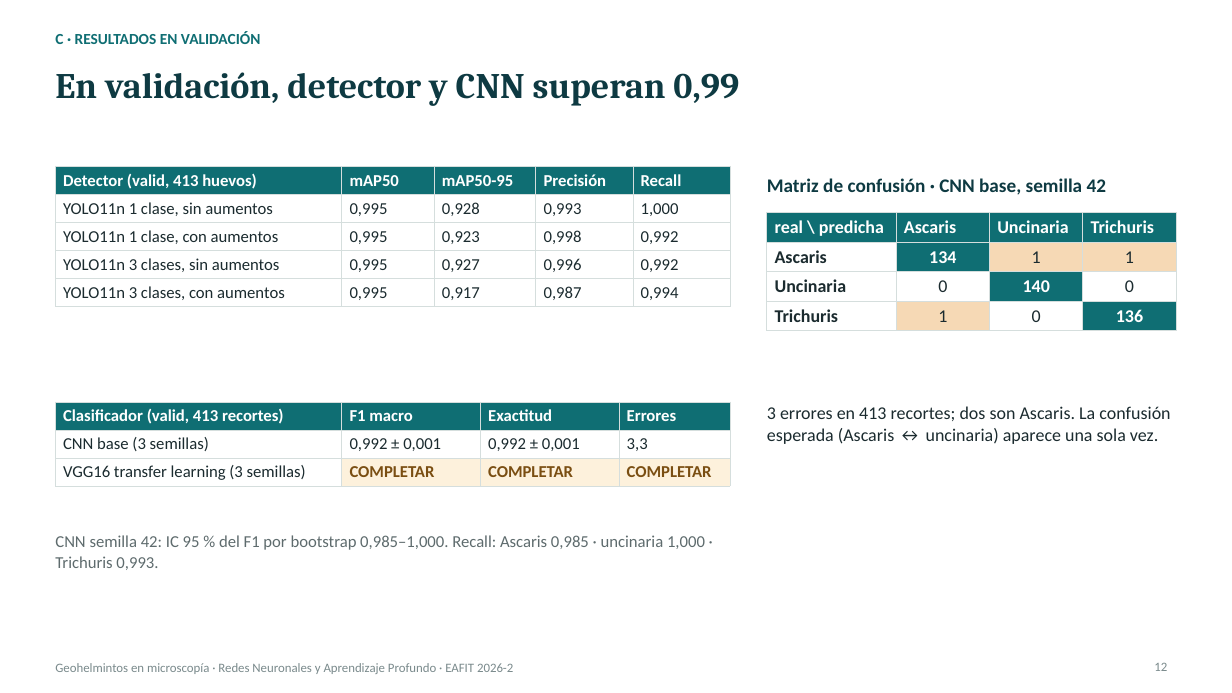
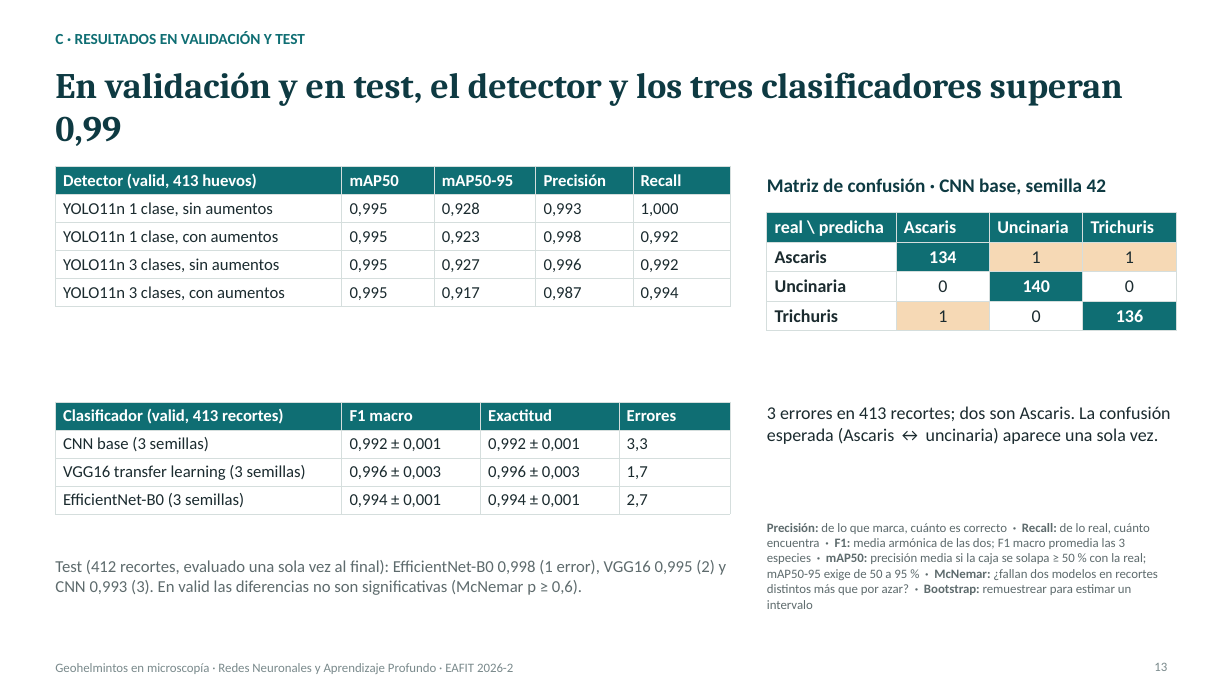
Before and after one commit to Llano0/ParCero_beta, a slide deck: slide 13 of docs/entregas/deep-learning/Presentacion_Geohelmintos_DL.pptx (slide 12 before the commit). Drawn at 1232x693 pixels with LibreOffice and Linux fonts; fonts in the diff are those of the drawing. Boxes give left, top, right and bottom in pixels: in the first picture for what was removed or moved away, otherwise in the second. Text is boxed around its words. In the diff, an @@ line names an element or a change of style, - is before the commit and + after.

```diff
--- a/docs/entregas/deep-learning/Presentacion_Geohelmintos_DL.pptx
+++ b/docs/entregas/deep-learning/Presentacion_Geohelmintos_DL.pptx
@@ text at (x1=55, y1=31, x2=305, y2=44): text changed @@
-C · RESULTADOS EN VALIDACIÓN
+C · RESULTADOS EN VALIDACIÓN Y TEST
@@ title at (x1=55, y1=72, x2=1123, y2=146): text changed @@
-En validación, detector y CNN superan 0,99
+En validación y en test, el detector y los tres clasificadores superan 0,99
@@ table at (x1=55, y1=402, x2=730, y2=511) @@
-row 3: VGG16 transfer learning (3 semillas) | COMPLETAR | COMPLETAR | COMPLETAR
+row 3: VGG16 transfer learning (3 semillas) | 0,996 ± 0,003 | 0,996 ± 0,003 | 1,7
+row 4: EfficientNet-B0 (3 semillas) | 0,994 ± 0,001 | 0,994 ± 0,001 | 2,7
@@ text added at (x1=767, y1=523, x2=1158, y2=609), 10 pt, text #5E6B6D @@
+Precisión: de lo que marca, cuánto es correcto · Recall: de lo real, cuánto encuentra · F1: media armónica de las dos; F1 macro promedia las 3 especies · mAP50: precisión media si la caja se solapa ≥ 50 % con la real; mAP50-95 exige de 50 a 95 % · McNemar: ¿fallan dos modelos en recortes distintos más que por azar? · Bootstrap: remuestrear para estimar un intervalo
@@ text at (x1=55, y1=560, x2=727, y2=595): text changed @@
-CNN semilla 42: IC 95 % del F1 por bootstrap 0,985–1,000. Recall: Ascaris 0,985 · uncinaria 1,000 · Trichuris 0,993.
+Test (412 recortes, evaluado una sola vez al final): EfficientNet-B0 0,998 (1 error), VGG16 0,995 (2) y CNN 0,993 (3). En valid las diferencias no son significativas (McNemar p ≥ 0,6).
```
Also in this commit, not shown: 17 other slides changed, 2 slides added, 6 other files.
